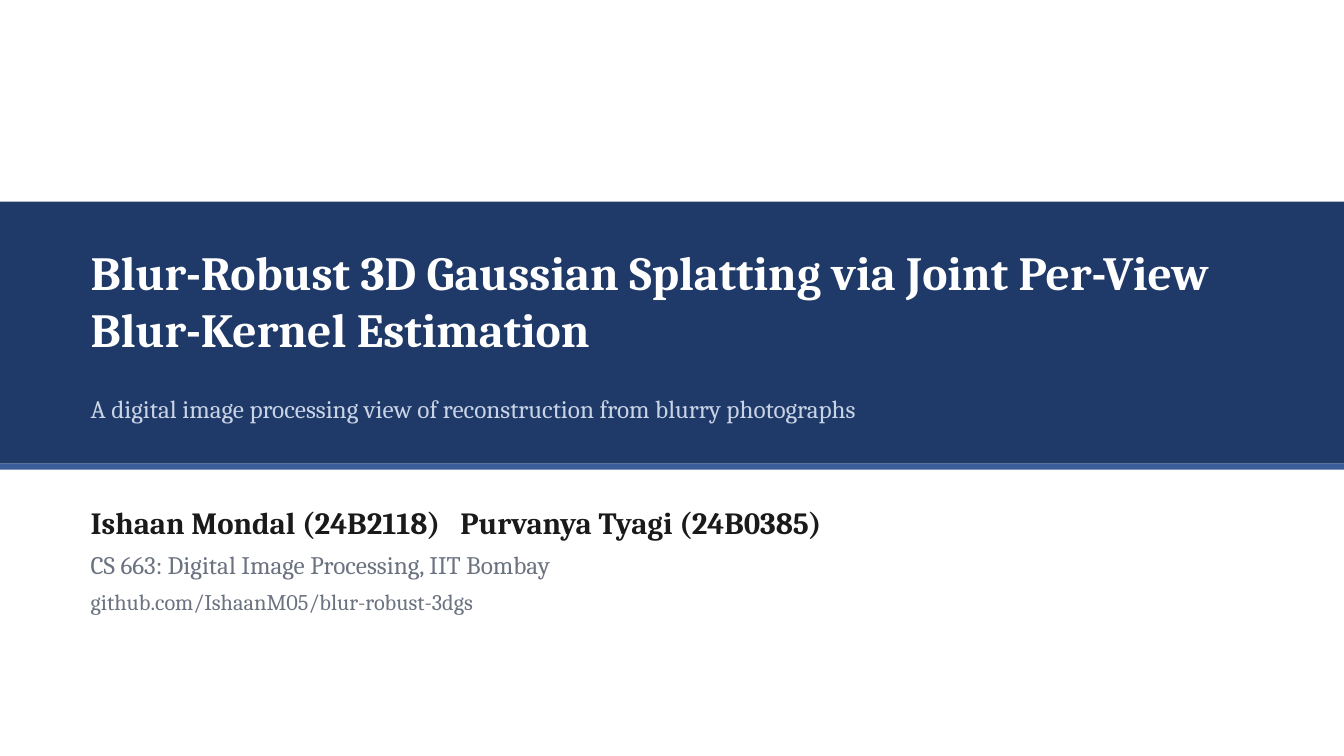
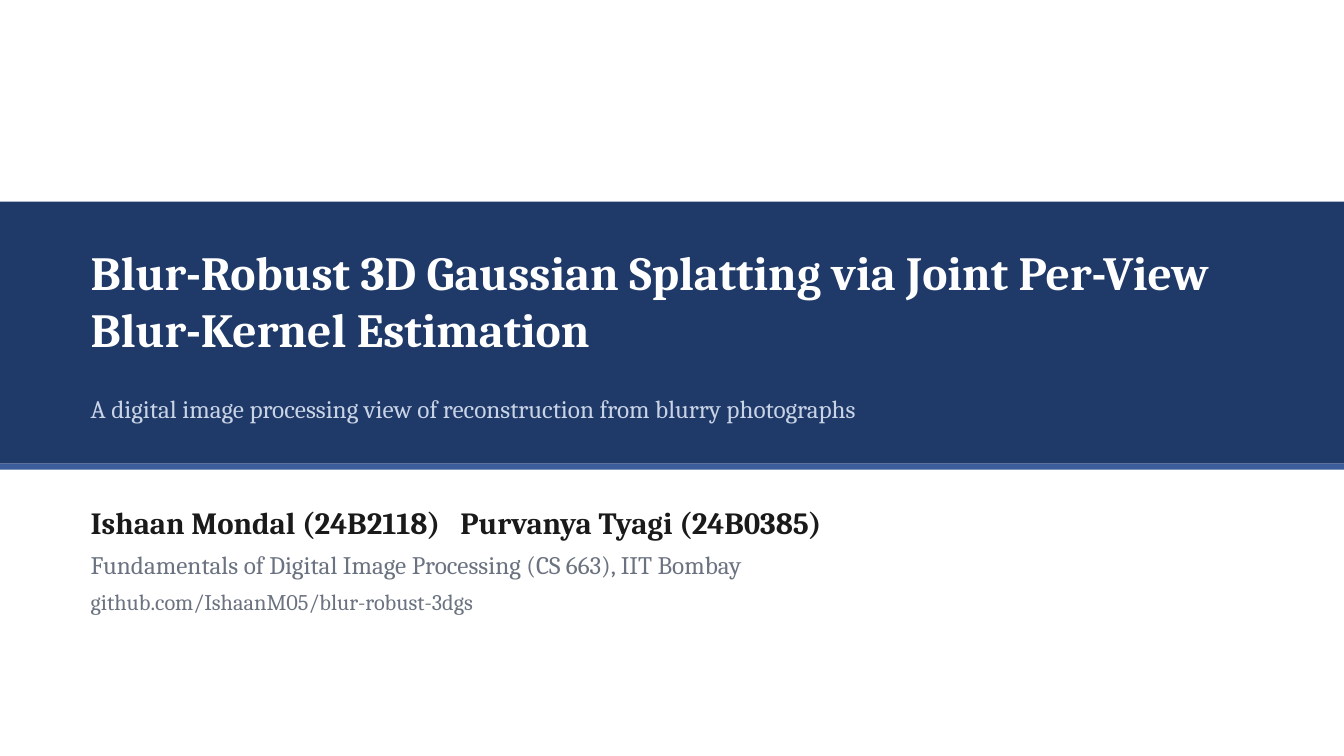
Before and after one commit to IshaanM05/blur-robust-3dgs, a slide deck: slide 1 of docs/slides.pptx. Drawn at 1344x756 pixels with LibreOffice and Linux fonts; fonts in the diff are those of the drawing. Boxes give left, top, right and bottom in pixels: in the first picture for what was removed or moved away, otherwise in the second. Text is boxed around its words. In the diff, an @@ line names an element or a change of style, - is before the commit and + after.

```diff
--- a/docs/slides.pptx
+++ b/docs/slides.pptx
@@ text at [91, 556, 742, 580]: text changed @@
-CS 663: Digital Image Processing, IIT Bombay
+Fundamentals of Digital Image Processing (CS 663), IIT Bombay
```
Also in this commit, not shown: 10 other slides changed, 4 other files.
